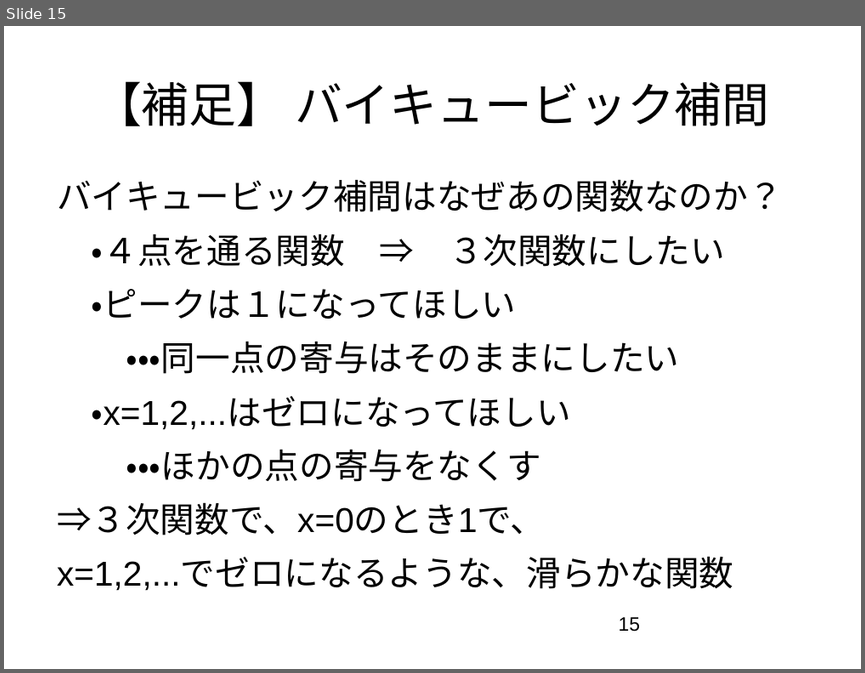
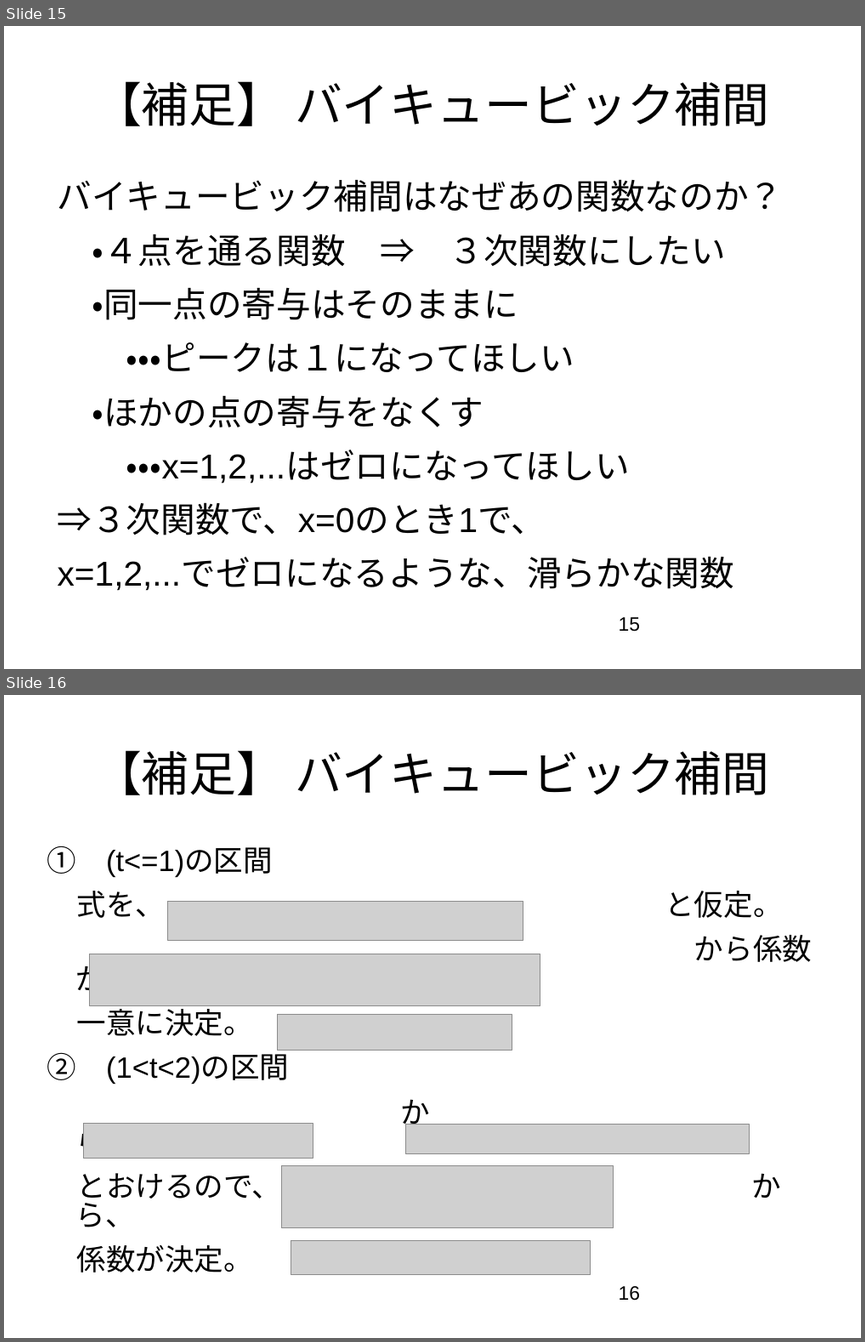
Before and after one commit to YoshiProton/lets_enjoy_cv_programing, a slide deck: Kondo/Slides/CV勉強会_160903_(8.3.1～8.3.4)_kondo.ppt. Shown one above the other, each under a label of ours: slide 15 before the commit, slides 15 and 16 after it. The pictures are 865x673 and 865x1342 pixels, drawn with LibreOffice and Linux fonts; fonts in the diff are those of the drawing; grey boxes stand for pictures. Boxes give left, top, right and bottom in pixels: in the first picture for what was removed or moved away, otherwise in the second. Text is boxed around its words. In the diff, an @@ line names an element or a change of style, - is before the commit and + after.

```diff
--- a/Kondo/Slides/CV勉強会_160903_(8.3.1～8.3.4)_kondo.ppt
+++ b/Kondo/Slides/CV勉強会_160903_(8.3.1～8.3.4)_kondo.ppt
@@ slide 16 added at bbox=[4, 695, 861, 1338], background #FFFFFF @@
@@ title added at bbox=[94, 750, 770, 795], 44 pt, text #000000 @@
+【補足】 バイキュービック補間
@@ text added at bbox=[47, 845, 812, 1272], 27.2 pt, text #000000 @@
+① (t<=1)の区間
+式を、 と仮定。
+から係数が
+一意に決定。
+② (1<t<2)の区間
+から、
+とおけるので、 から、
+係数が決定。
@@ picture added at bbox=[168, 901, 523, 940] @@
@@ picture added at bbox=[90, 954, 540, 1006] @@
@@ picture added at bbox=[277, 1014, 511, 1049] @@
@@ picture added at bbox=[84, 1123, 313, 1158] @@
@@ picture added at bbox=[406, 1123, 749, 1153] @@
@@ picture added at bbox=[282, 1165, 613, 1228] @@
@@ picture added at bbox=[291, 1240, 590, 1274] @@
@@ page number added at bbox=[619, 1286, 640, 1300], 18 pt, text #000000 @@
+16
@@ slide 15 changed as well @@
@@ text at bbox=[58, 179, 783, 590]: indent changed @@
@@ text at bbox=[92, 288, 630, 483]: text changed @@
-・ピークは１になってほしい
-・・・同一点の寄与はそのままにしたい
-・x=1,2,...はゼロになってほしい
-・・・ほかの点の寄与をなくす
+・同一点の寄与はそのままに
+・・・ピークは１になってほしい
+・ほかの点の寄与をなくす
+・・・x=1,2,...はゼロになってほしい
```
Also in this commit, not shown: 14 other slides changed, 2 other slides added.
